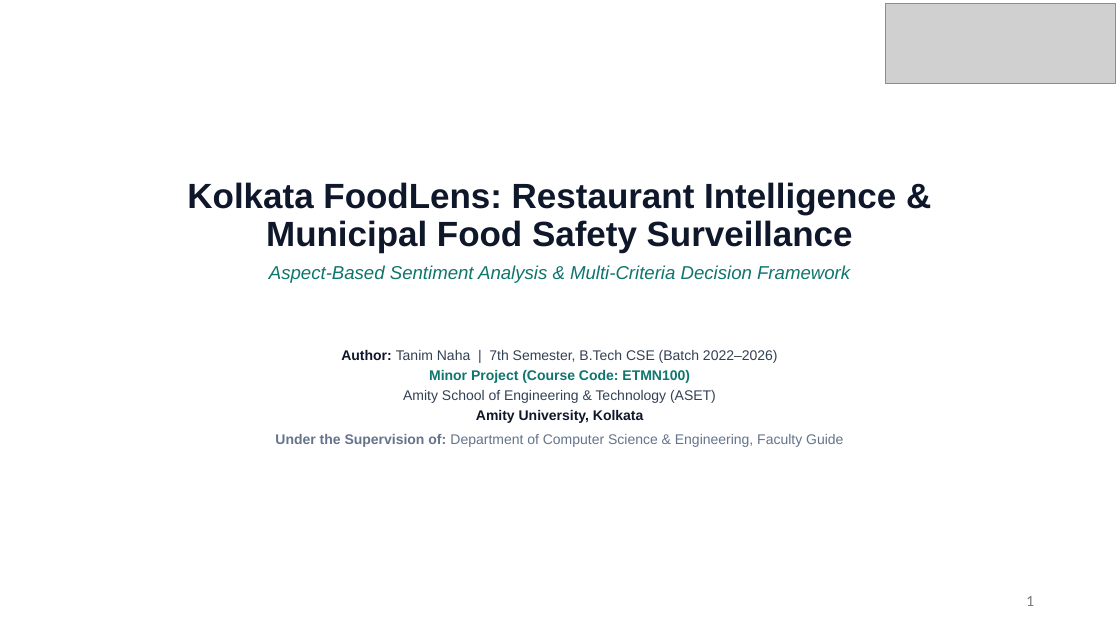
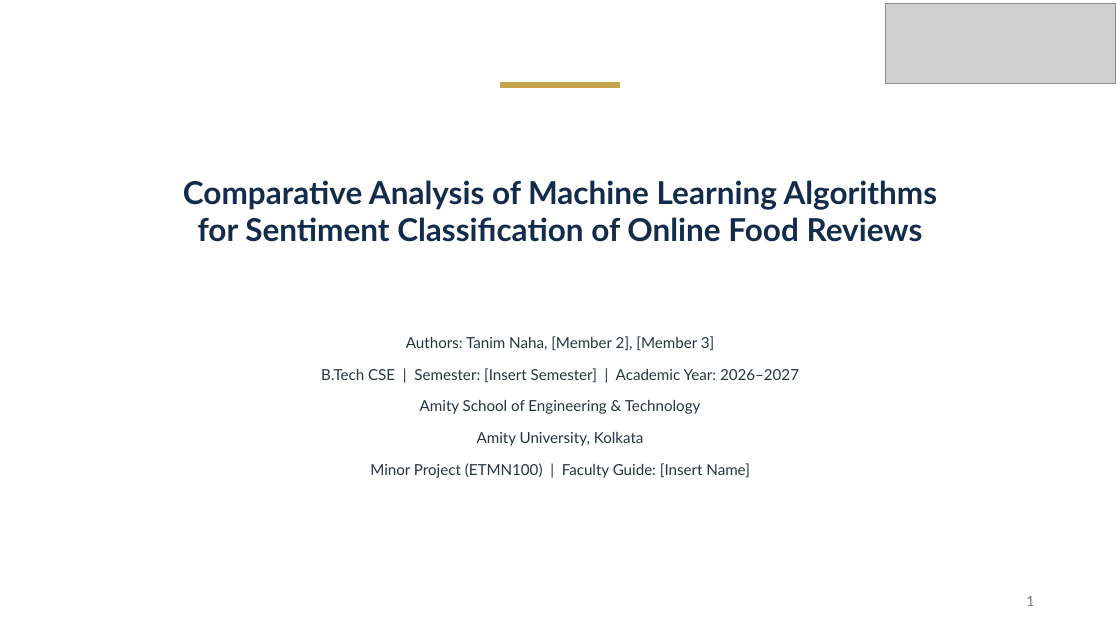
Before and after one commit to tanimnaha/food-review-intelligence, a slide deck: slide 1 of presentation/Kolkata_FoodLens_Minor_Project_Presentation.pptx. Drawn at 1120x630 pixels with LibreOffice and Linux fonts; fonts in the diff are those of the drawing; grey boxes stand for pictures. Boxes give left, top, right and bottom in pixels: in the first picture for what was removed or moved away, otherwise in the second. Text is boxed around its words. In the diff, an @@ line names an element or a change of style, - is before the commit and + after.

Commit message:
feat(presentation): sync presentation deck with reference design, exact topic, embedded charts, and concise academic structure

```diff
--- a/presentation/Kolkata_FoodLens_Minor_Project_Presentation.pptx
+++ b/presentation/Kolkata_FoodLens_Minor_Project_Presentation.pptx
@@ rectangle added at (x1=501, y1=82, x2=620, y2=87), fill #C6A34A, outline #C6A34A 0.8 pt @@
@@ title at (x1=183, y1=180, x2=938, y2=242): text changed; size 30 to 27 pt; font Arial to Lato; text colour #0F172A to #142C4C @@
-Kolkata FoodLens: Restaurant Intelligence &
-Municipal Food Safety Surveillance
-Aspect-Based Sentiment Analysis & Multi-Criteria Decision Framework
+Comparative Analysis of Machine Learning Algorithms
+for Sentiment Classification of Online Food Reviews
@@ subtitle "Authors: Tanim Naha, [Member 2], ..." moved from (x1=275, y1=350, x2=843, y2=447) to (x1=321, y1=336, x2=799, y2=478) @@
@@ subtitle "Authors: Tanim Naha, [Member 2], ..." at (x1=321, y1=336, x2=799, y2=478): vertical alignment top to middle @@
@@ subtitle at (x1=321, y1=336, x2=799, y2=414): text changed; size 12 to 13 pt; font Arial to Lato; text colour #334155 to #263445 @@
-Author: Tanim Naha | 7th Semester, B.Tech CSE (Batch 2022–2026)
-Minor Project (Course Code: ETMN100)
-Amity School of Engineering & Technology (ASET)
+Authors: Tanim Naha, [Member 2], [Member 3]
+B.Tech CSE | Semester: [Insert Semester] | Academic Year: 2026–2027
+Amity School of Engineering & Technology
@@ subtitle at (x1=477, y1=432, x2=644, y2=446): size 12 to 13 pt, font Arial to Lato, text colour #0F172A to #263445, bold off in "Amity University, Kolkata"; more space between paragraphs @@
@@ subtitle at (x1=370, y1=463, x2=749, y2=478): text changed; size 12 to 13 pt; font Arial to Lato; text colour #64748B to #263445 @@
-Under the Supervision of: Department of Computer Science & Engineering, Faculty Guide
+Minor Project (ETMN100) | Faculty Guide: [Insert Name]
```
Also in this commit, not shown: 2 other slides changed, 7 slides added, 7 slides removed, 4 other files.
